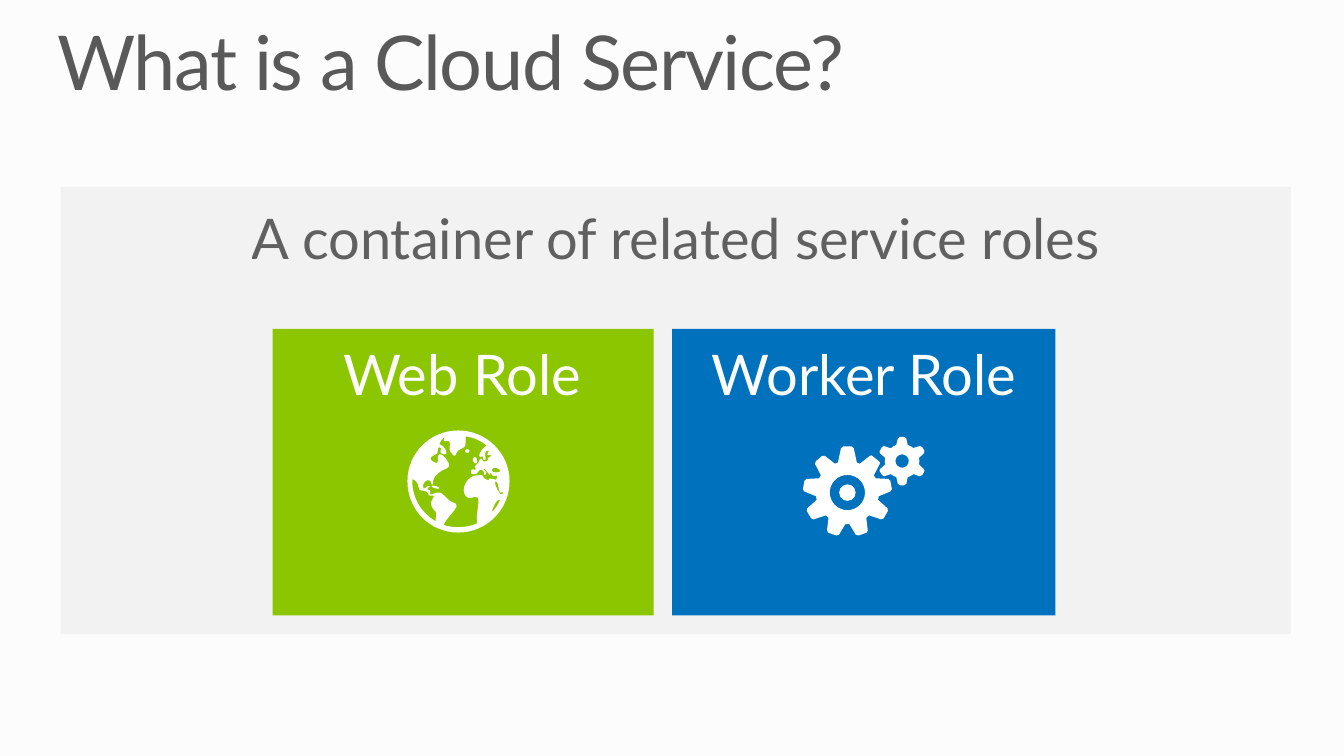
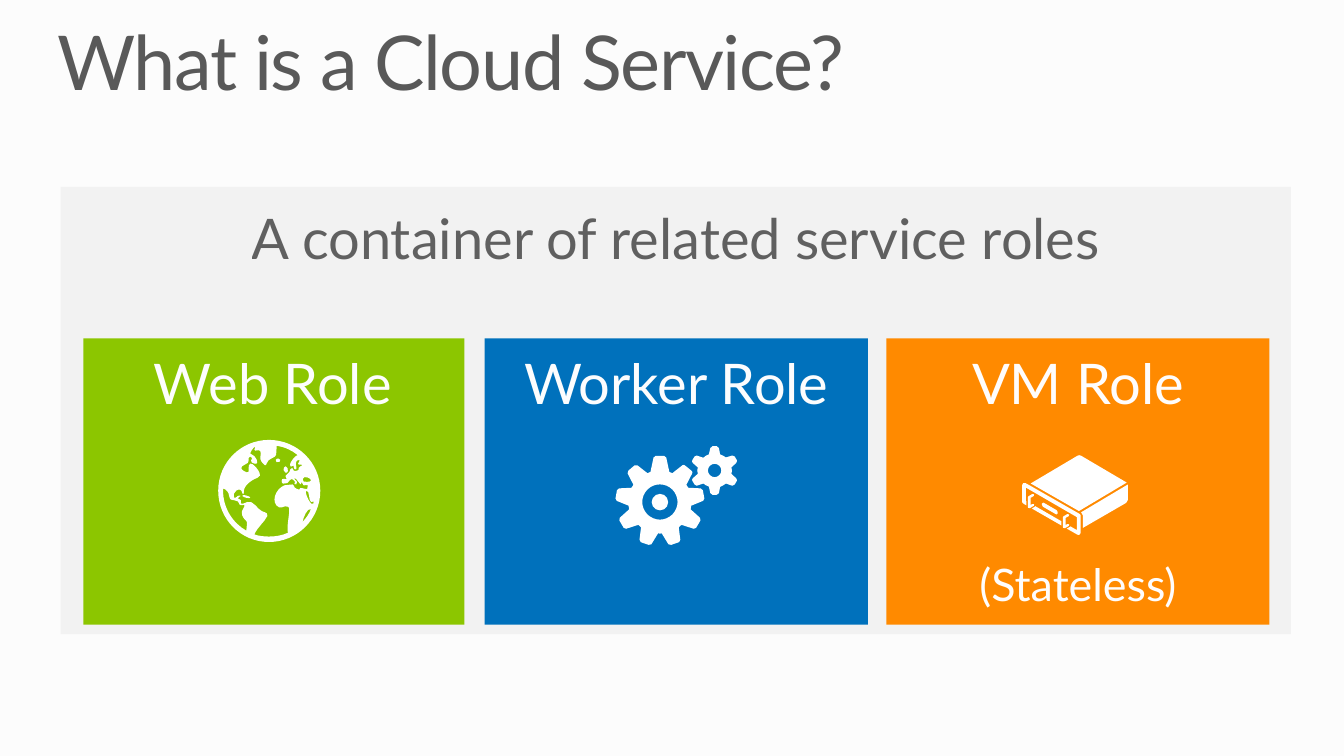
Before and after one commit to mwasham/WATK-Presentations, a slide deck: slide 3 of WindowsAzureCloudServices/WindowsAzureCloudServices.pptx. Drawn at 1344x756 pixels with LibreOffice and Linux fonts; fonts in the diff are those of the drawing; background and template pictures are left out. Boxes give left, top, right and bottom in pixels: in the first picture for what was removed or moved away, otherwise in the second. Text is boxed around its words. In the diff, an @@ line names an element or a change of style, - is before the commit and + after.

```diff
--- a/WindowsAzureCloudServices/WindowsAzureCloudServices.pptx
+++ b/WindowsAzureCloudServices/WindowsAzureCloudServices.pptx
@@ 2 texts, 2 freeform shapes, 2 rectangles, 1 ellipse: place and size @@
-2 texts, 2 freeform shapes, 2 rectangles, 1 ellipse at box(272, 329, 1056, 615)
+2 texts, 2 freeform shapes, 2 rectangles, 1 ellipse at box(84, 339, 868, 625)
@@ rectangle added at box(886, 339, 1269, 625), fill #FF8A00 @@
@@ text added at box(972, 363, 1184, 405), 40 pt, text #FFFFFF @@
+VM Role
@@ freeform shape: place and size @@
-freeform shape at box(879, 437, 925, 485)
+freeform shape at box(692, 447, 737, 495)
@@ freeform shape added at box(1022, 456, 1128, 535), fill #FFFFFF @@
@@ text added at box(979, 566, 1176, 608), 32 pt, text #FFFFFF @@
+(Stateless)
```
Also in this commit, not shown: 1 slide added.
